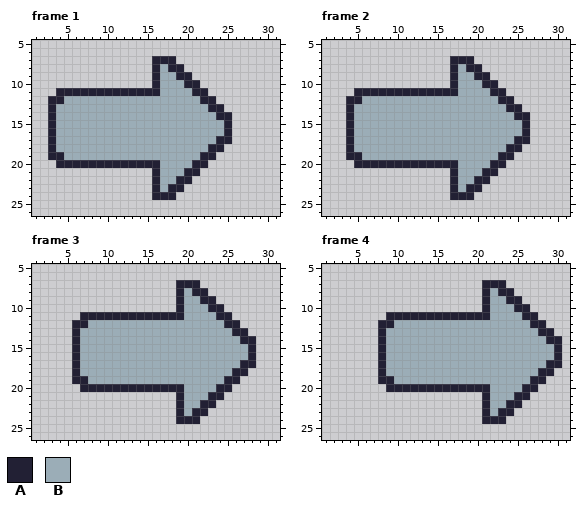
Pixel-art file: GuessTheTime/Images/arrow.aseprite. Above: the version before the commit.
32x32 pixels, 7 frames. Shown: frame 1: x 1..31, y 5..26; frame 2: x 1..31, y 5..26; frame 3: x 1..31, y 5..26; frame 4: x 1..31, y 5..26. The commit also changed other frames, which this record leaves out.
Palette (. is transparent): A #222034  B #9badb7
Now the later version:
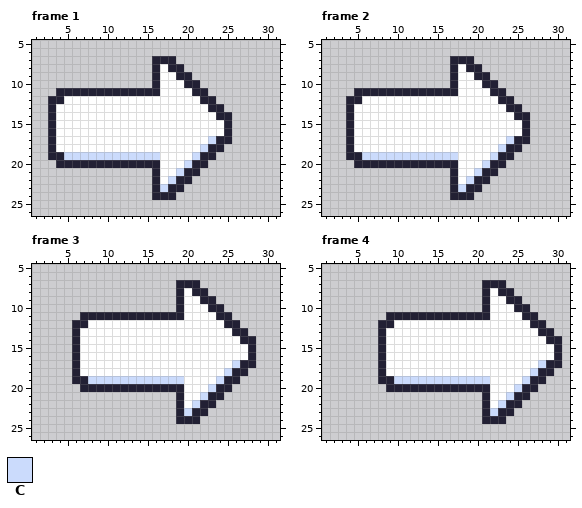
Colours new in this view: C #cbdbfc
The exact change:
Colour B changes from #9badb7 to #ffffff.
Frame 1:
Colour B becomes colour C in row 17 at x 23; in row 18 at x 22; in row 19 at x 5 to 16 and 21; in row 20 at x 20; in row 21 at x 19; in row 22 at x 18.
Colour B becomes colour C in row 23 at x 17.
Frame 2:
Colour B becomes colour C in row 17 at x 24; in row 18 at x 23; in row 19 at x 6 to 17 and 22; in row 20 at x 21; in row 21 at x 20; in row 22 at x 19.
Colour B becomes colour C in row 23 at x 18.
Frame 3:
Colour B becomes colour C in row 17 at x 26; in row 18 at x 25; in row 19 at x 8 to 19 and 24; in row 20 at x 23; in row 21 at x 22; in row 22 at x 21.
Colour B becomes colour C in row 23 at x 20.
Frame 4:
Colour B becomes colour C in row 17 at x 28; in row 18 at x 27; in row 19 at x 10 to 21 and 26; in row 20 at x 25; in row 21 at x 24; in row 22 at x 23.
Colour B becomes colour C in row 23 at x 22.
Where, in picture pixels (left, top, right, bottom), the same in both pictures:
changed: (56, 64, 224, 192)
changed: (354, 64, 522, 192)
changed: (80, 288, 248, 416)
changed: (386, 288, 554, 416)
